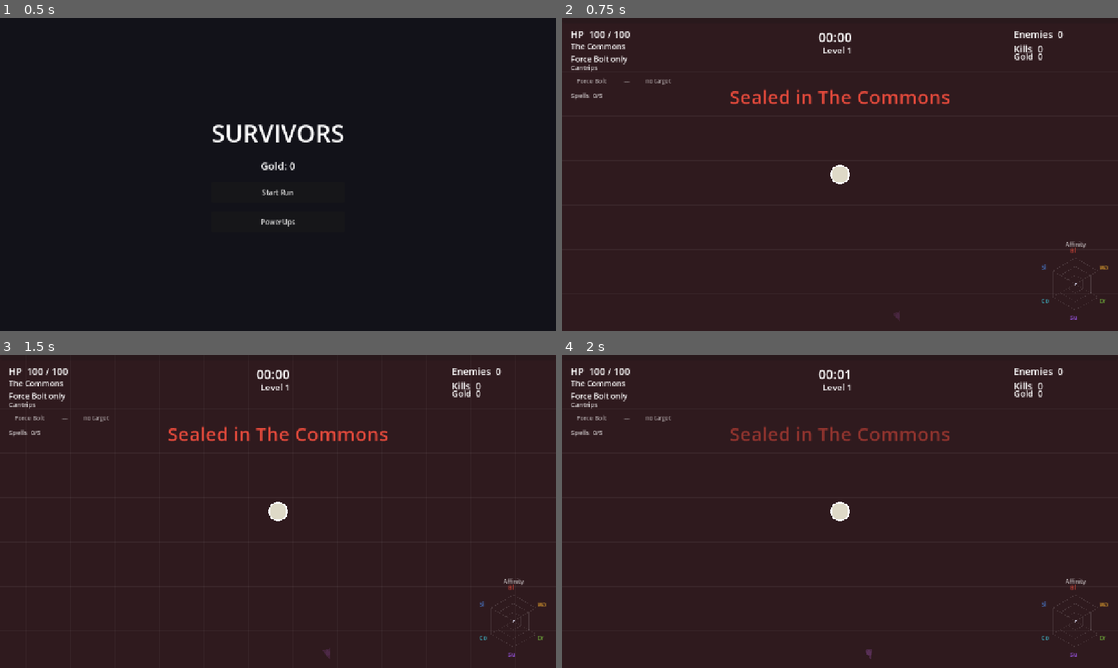
Above: before the commit, frames 1-4 (two rows, left to right).
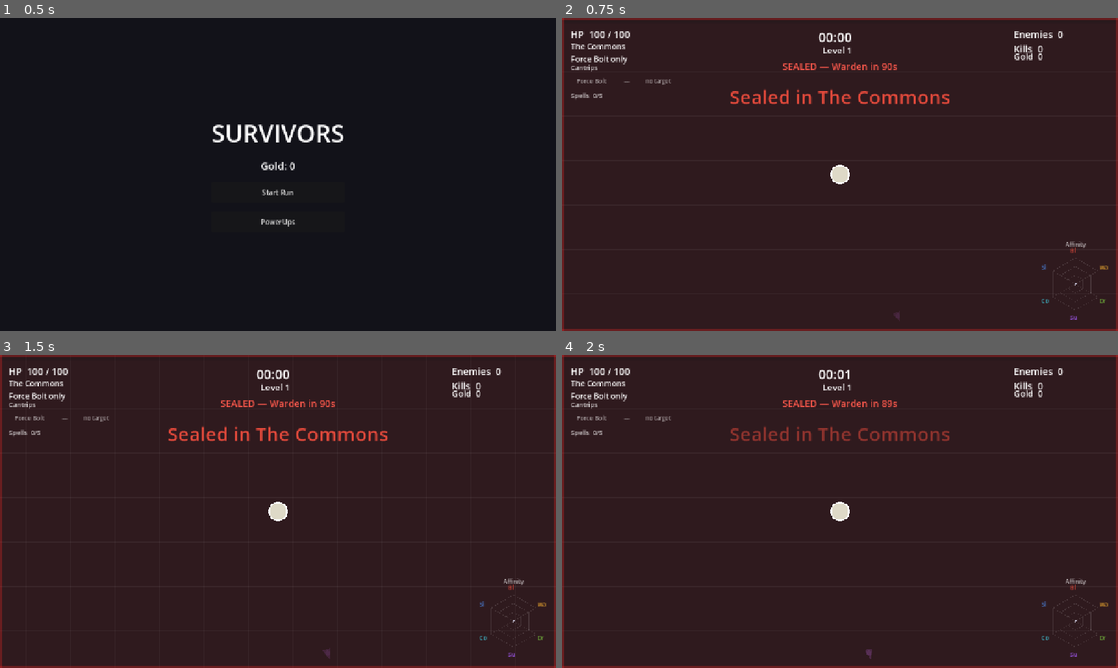
Above: after the commit, the same moments.

Repository: veighnsche/survivors-prototype
Game: Godot game, scene res://main_menu.tscn
Same seed, same stepped clock (60 frames per second), same inputs: the game is played once before the commit and once after it.
Inputs:
- Up to frame 1 (0.5 s): no input
- Up to frame 2 (0.75 s): click "Start Run" at 0.5 s
- Up to frame 3 (1.5 s): tap Enter at 1.25 s; hold D from 1.28 s (still down); tap 1 at 1.35 s
- Up to frame 4 (2 s): keep holding D

Frame 1 is identical in both runs. In frame 2, 2.3% of the frame differs, in the area x 0-100%, y 0-100%; in frame 3, 2.3%; in frame 4, 2.3%.

Commit message:
Tiny gates, 90s recurring Wardens with reseal, seal UI, balance matrix
- Gates are now TINY doorways: a gate-cell contains a single ~130px opening at
  a jittered point (guards stand right in it) instead of a whole open cell.
- Wardens at 90s; and LINGERING is no longer safe: stay 90s in a cleared biome
  and it stirs - resealed + instant Warden (conquest must keep moving).
- Sealed state is unmissable: red frame around the screen + persistent status
  line ("SEALED - Warden in 42s" / "SEALED - slay the Warden").
- Balance harness: ./balance_sim.sh runs the full matrix (7 builds x
  kite/stand) headless and prints a table; sims now report death_at (when a
  100hp caster would have died). First matrix: kps band 0.60-0.82 across all
  builds (tight), tabula-rasa standing dies at 59s (stand-still cheese dead),
  Sight strongest (0.82 kps, zero damage taken).

Co-Authored-By: Claude Opus 4.8 <noreply@anthropic.com>

Diff:
--- a/scripts/border_field.gd
+++ b/scripts/border_field.gd
@@ -66,14 +66,19 @@
 			break
 	if not border:
 		return null
-	# Entrance gaps: some coarse gate-cells along the border stay open — and
-	# each gate posts a couple of guards from the biome it opens into.
+	# Gates: a few gate-cells contain a doorway — and the doorway is TINY, a
+	# fixed point in the cell only GATE_WIDTH wide. Guards stand right in it.
 	var gate := Vector2i(int(floor(pos.x / GATE)), int(floor(pos.y / GATE)))
-	if posmod(hash(Vector3i(world_seed ^ 0x77AA11, gate.x, gate.y)), 100) < Config.WALL_GAP_PCT:
-		if not _guarded.has(gate) and game != null:
-			_guarded[gate] = true
-			_post_guards(pos, b)
-		return null
+	var gh := hash(Vector3i(world_seed ^ 0x77AA11, gate.x, gate.y))
+	if posmod(gh, 100) < Config.WALL_GAP_PCT:
+		var jx := (float(posmod(gh >> 8, 1000)) / 1000.0 - 0.5) * GATE * 0.5
+		var jy := (float(posmod(gh >> 18, 1000)) / 1000.0 - 0.5) * GATE * 0.5
+		var doorway := (Vector2(gate) + Vector2(0.5, 0.5)) * GATE + Vector2(jx, jy)
+		if pos.distance_to(doorway) <= Config.GATE_WIDTH:
+			if not _guarded.has(gate) and game != null:
+				_guarded[gate] = true
+				_post_guards(doorway, b)
+			return null
 	var w := WallBody.new()
 	w.size = Vector2(TILE + 4.0, TILE + 4.0)
 	w.tint = Color(Config.BIOMES[b].color)
--- a/scripts/config.gd
+++ b/scripts/config.gd
@@ -138,7 +138,7 @@
 var MAX_ENEMIES := 450
 
 # --- Wardens: every biome seals you in until you kill its Warden ------------------
-var WARDEN_AFTER := 75.0        # seconds inside a sealed biome before its Warden comes
+var WARDEN_AFTER := 90.0        # seconds inside a biome before its Warden comes (and comes AGAIN if you linger)
 var WARDEN_HP := 260.0          # first Warden's hp; later ones grow
 var WARDEN_DMG := 24.0
 var WARDEN_CLEAR_BONUS := 0.8   # +80% Warden hp per biome already cleared
@@ -195,7 +195,8 @@
 var CHEST_HEAL := 25.0
 
 # Biome border walls
-var WALL_GAP_PCT := 12  # percent of border gate-cells left open as entrances (gates are rare)
+var WALL_GAP_PCT := 12   # percent of border gate-cells that contain a doorway
+var GATE_WIDTH := 130.0  # the doorway itself is TINY — one body wide
 
 # Obstacles / buildings
 var OBSTACLE_CELL := 420.0
--- a/scripts/game.gd
+++ b/scripts/game.gd
@@ -17,6 +17,7 @@
 var cleared_biomes: Dictionary = {}  # biome -> true once its Warden falls
 var warden_timer := -1.0        # counts down to the Warden's arrival
 var warden_alive := false
+var _stay_timer := 0.0          # lingering in a cleared biome brings the Warden BACK
 var _last_inside_pos := Vector2.ZERO
 var _seal_warn_cd := 0.0
 
@@ -237,6 +238,7 @@
 	player.current_biome = biome  # the brain leans toward the local biome's attack
 	if biome != _cur_biome:
 		_cur_biome = biome
+		_stay_timer = 0.0
 		RunLog.event("entered %s (lvl %d, hp %.0f)" % [Config.BIOMES[biome].name, level, player.hp])
 		if not cleared_biomes.has(biome):
 			# an unconquered biome seals behind you until its Warden falls
@@ -254,6 +256,26 @@
 		warden_timer -= delta
 		if warden_timer <= 0.0 and not warden_alive:
 			_spawn_warden()
+	elif boss_lock_biome == "" and not warden_alive:
+		# Linger in conquered land and it stirs again: reseal + instant Warden.
+		_stay_timer += delta
+		if _stay_timer >= Config.WARDEN_AFTER:
+			_stay_timer = 0.0
+			boss_lock_biome = biome
+			_last_inside_pos = player.global_position
+			cleared_biomes.erase(biome)
+			hud.show_banner("%s stirs — resealed!" % Config.BIOMES[biome].name, Color(0.92, 0.16, 0.22))
+			RunLog.event("RESEALED %s (lingered)" % biome)
+			_spawn_warden()
+
+	# Keep the seal status unmissable on screen.
+	if boss_lock_biome != "":
+		if warden_alive:
+			hud.set_seal("SEALED — slay the Warden")
+		else:
+			hud.set_seal("SEALED — Warden in %ds" % int(ceil(warden_timer)))
+	else:
+		hud.set_seal("")
 	RunLog.t = elapsed
 	RunLog.bump("time_in_biome_sec", biome, delta)
 	RunLog.tick_snapshot(delta, self)
@@ -694,8 +716,9 @@
 func _sim_report() -> void:
 	var kps: float = kills / maxf(elapsed, 0.001)
 	var dps: float = Sim.damage_dealt / maxf(elapsed, 0.001)
-	print("SIM_RESULT time=%.0f kills=%d kps=%.2f dps=%.1f dmg_taken=%.0f enemies=%d" % [
-		elapsed, kills, kps, dps, Sim.damage_taken, enemies_root.get_child_count()])
+	var death_str := "%.0f" % Sim.death_time if Sim.death_time >= 0.0 else "survived"
+	print("SIM_RESULT time=%.0f kills=%d kps=%.2f dps=%.1f dmg_taken=%.0f death_at=%s enemies=%d" % [
+		elapsed, kills, kps, dps, Sim.damage_taken, death_str, enemies_root.get_child_count()])
 	RunLog.finish("sim end", self)
 	get_tree().quit()
 
--- a/scripts/hud.gd
+++ b/scripts/hud.gd
@@ -13,6 +13,8 @@
 var death_overlay: ColorRect
 var death_label: Label
 var banner_label: Label
+var seal_label: Label
+var _seal_frame: Array = []  # red edge strips shown while sealed
 
 
 func _ready() -> void:
@@ -58,6 +60,43 @@
 	add_child(banner_label)
 
 
+	seal_label = Label.new()
+	seal_label.set_anchors_preset(Control.PRESET_TOP_WIDE)
+	seal_label.offset_top = 96.0
+	seal_label.horizontal_alignment = HORIZONTAL_ALIGNMENT_CENTER
+	seal_label.add_theme_font_size_override("font_size", 22)
+	seal_label.add_theme_color_override("font_color", Color(1.0, 0.35, 0.3))
+	add_child(seal_label)
+
+	# red frame strips (top/bottom/left/right), visible only while sealed
+	for i in 4:
+		var strip := ColorRect.new()
+		strip.color = Color(0.9, 0.15, 0.15, 0.32)
+		strip.visible = false
+		match i:
+			0:
+				strip.set_anchors_preset(Control.PRESET_TOP_WIDE)
+				strip.offset_bottom = 6.0
+			1:
+				strip.set_anchors_preset(Control.PRESET_BOTTOM_WIDE)
+				strip.offset_top = -6.0
+			2:
+				strip.set_anchors_preset(Control.PRESET_LEFT_WIDE)
+				strip.offset_right = 6.0
+			3:
+				strip.set_anchors_preset(Control.PRESET_RIGHT_WIDE)
+				strip.offset_left = -6.0
+		add_child(strip)
+		_seal_frame.append(strip)
+
+
+func set_seal(text: String) -> void:
+	seal_label.text = text
+	var sealed := text != ""
+	for s in _seal_frame:
+		s.visible = sealed
+
+
 func show_banner(text: String, color: Color) -> void:
 	banner_label.text = text
 	banner_label.add_theme_color_override("font_color", color)
--- a/scripts/player.gd
+++ b/scripts/player.gd
@@ -718,7 +718,7 @@
 		RunLog.bump("damage_taken", "dodged", amount)
 		return
 	if Sim.enabled:
-		Sim.damage_taken += max(0.0, amount - armor)
+		Sim.note_damage(max(0.0, amount - armor))
 		return
 	var remaining := maxf(0.0, amount - armor)
 	if bonus_shield > 0.0 and remaining > 0.0:
--- a/scripts/sim.gd
+++ b/scripts/sim.gd
@@ -13,6 +13,13 @@
 
 var damage_dealt := 0.0
 var damage_taken := 0.0
+var death_time := -1.0  # when cumulative damage would have killed a 100hp caster
+
+
+func note_damage(amount: float) -> void:
+	damage_taken += amount
+	if death_time < 0.0 and damage_taken >= 100.0:
+		death_time = RunLog.t
 
 
 func _ready() -> void:
Not shown, added: balance_sim.sh
